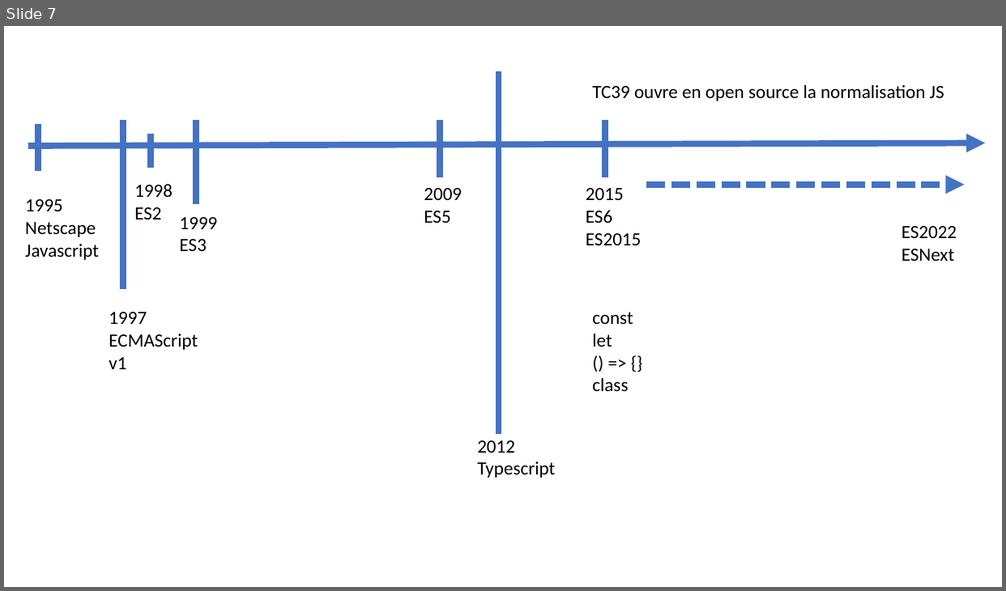
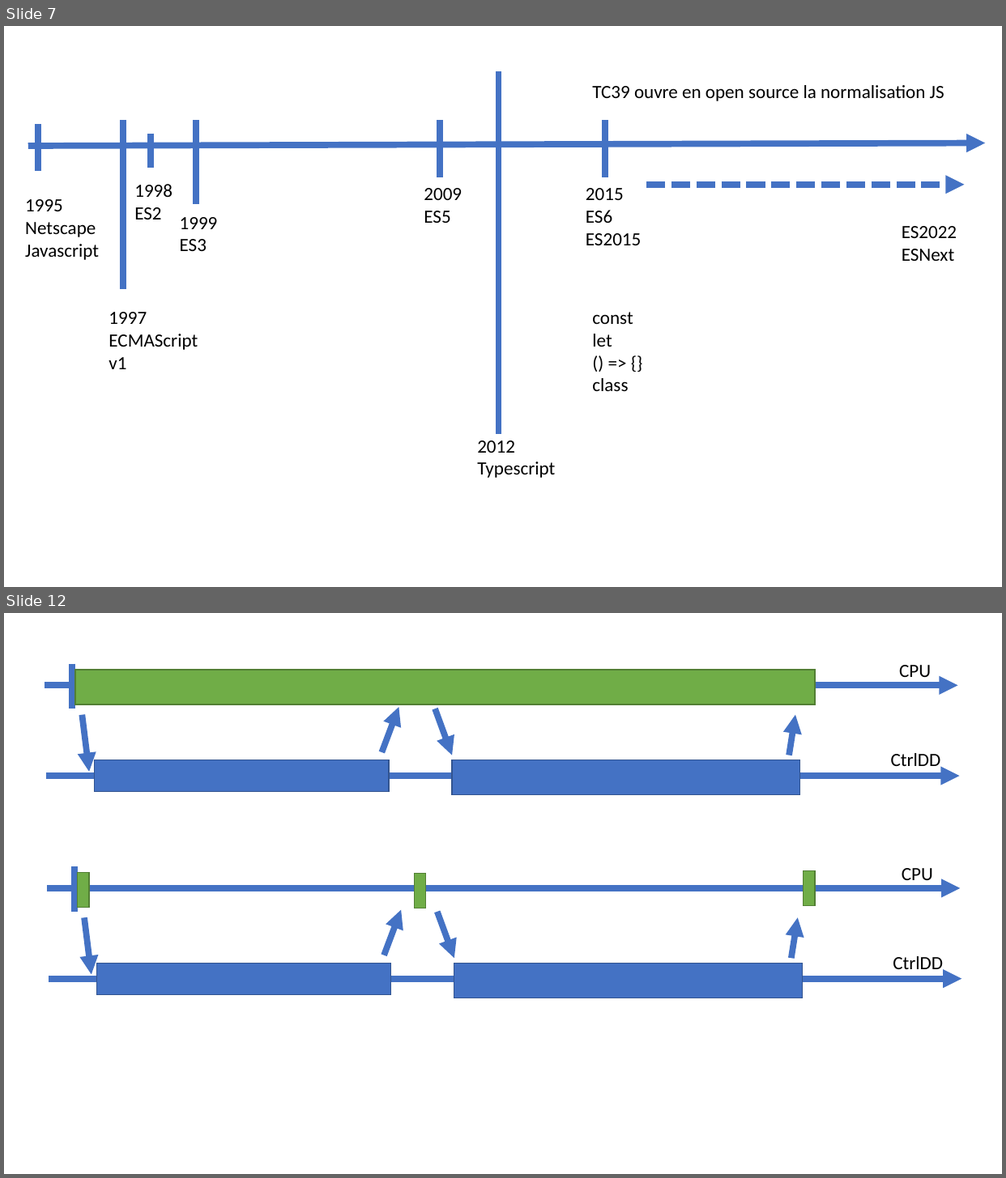
Before and after one commit to jlg-formation/tsr-mai-2022, a slide deck: notes.pptx. Shown one above the other, each under a label of ours: slide 7 before the commit, slides 7 and 12 after it; the slides between them are not shown. The pictures are 1006x591 and 1006x1178 pixels, drawn with LibreOffice and Linux fonts; fonts in the diff are those of the drawing. Boxes give left, top, right and bottom in pixels: in the first picture for what was removed or moved away, otherwise in the second. Text is boxed around its words. In the diff, an @@ line names an element or a change of style, - is before the commit and + after.

```diff
--- a/notes.pptx
+++ b/notes.pptx
@@ slide 12 added at bbox=[4, 613, 1002, 1174], background #FFFFFF @@
@@ line added from (72, 664) to (72, 709), #4472C4 6 pt @@
@@ rectangle added at bbox=[75, 670, 815, 705], fill #70AD47, outline #538035 1 pt @@
@@ text added at bbox=[899, 665, 931, 683], 18 pt, text #000000 @@
+CPU
@@ arrow added from (45, 686) to (957, 686), #4472C4 6 pt @@
@@ arrow added from (382, 752) to (398, 707), #4472C4 6 pt @@
@@ arrow added from (435, 709) to (453, 756), #4472C4 6 pt @@
@@ arrow added from (82, 715) to (89, 772), #4472C4 6 pt @@
@@ arrow added from (790, 756) to (795, 715), #4472C4 6 pt @@
@@ text added at bbox=[891, 753, 941, 772], 18 pt, text #000000 @@
+CtrlDD
@@ arrow added from (47, 776) to (960, 776), #4472C4 6 pt @@
@@ rectangle added at bbox=[95, 760, 389, 792], fill #4472C4, outline #325491 1 pt @@
@@ rectangle added at bbox=[453, 760, 800, 795], fill #4472C4, outline #325491 1 pt @@
@@ line added from (74, 867) to (74, 912), #4472C4 6 pt @@
@@ rectangle added at bbox=[78, 873, 89, 907], fill #70AD47, outline #538035 1 pt @@
@@ rectangle added at bbox=[414, 874, 426, 908], fill #70AD47, outline #538035 1 pt @@
@@ rectangle added at bbox=[803, 871, 816, 905], fill #70AD47, outline #538035 1 pt @@
@@ text added at bbox=[901, 868, 933, 880], 18 pt, text #000000 @@
+CPU
@@ arrow added from (47, 888) to (960, 888), #4472C4 6 pt @@
@@ arrow added from (84, 918) to (91, 974), #4472C4 6 pt @@
@@ arrow added from (385, 956) to (401, 910), #4472C4 6 pt @@
@@ arrow added from (437, 912) to (454, 958), #4472C4 6 pt @@
@@ arrow added from (791, 958) to (798, 918), #4472C4 6 pt @@
@@ rectangle added at bbox=[97, 964, 391, 995], fill #4472C4, outline #325491 1 pt @@
@@ rectangle added at bbox=[454, 964, 803, 998], fill #4472C4, outline #325491 1 pt @@
@@ text added at bbox=[893, 956, 943, 969], 18 pt, text #000000 @@
+CtrlDD
@@ arrow added from (49, 979) to (962, 979), #4472C4 6 pt @@
```
Also in this commit, not shown: 1 slide changed, 9 other slides added.
